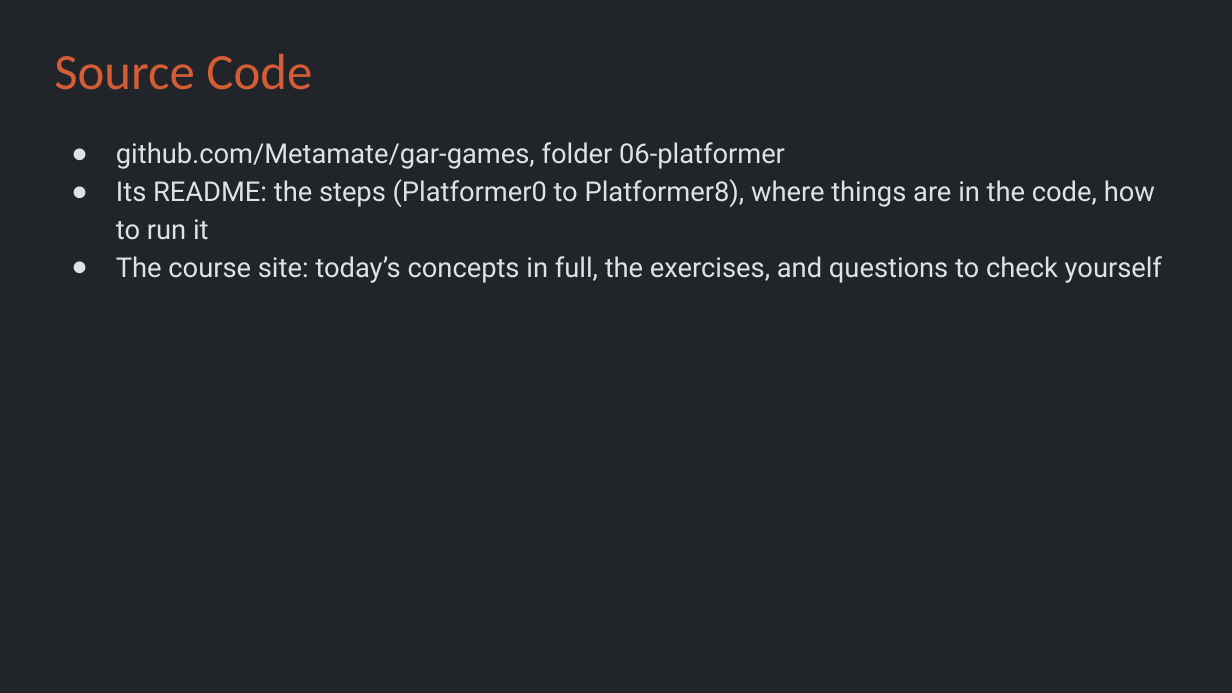
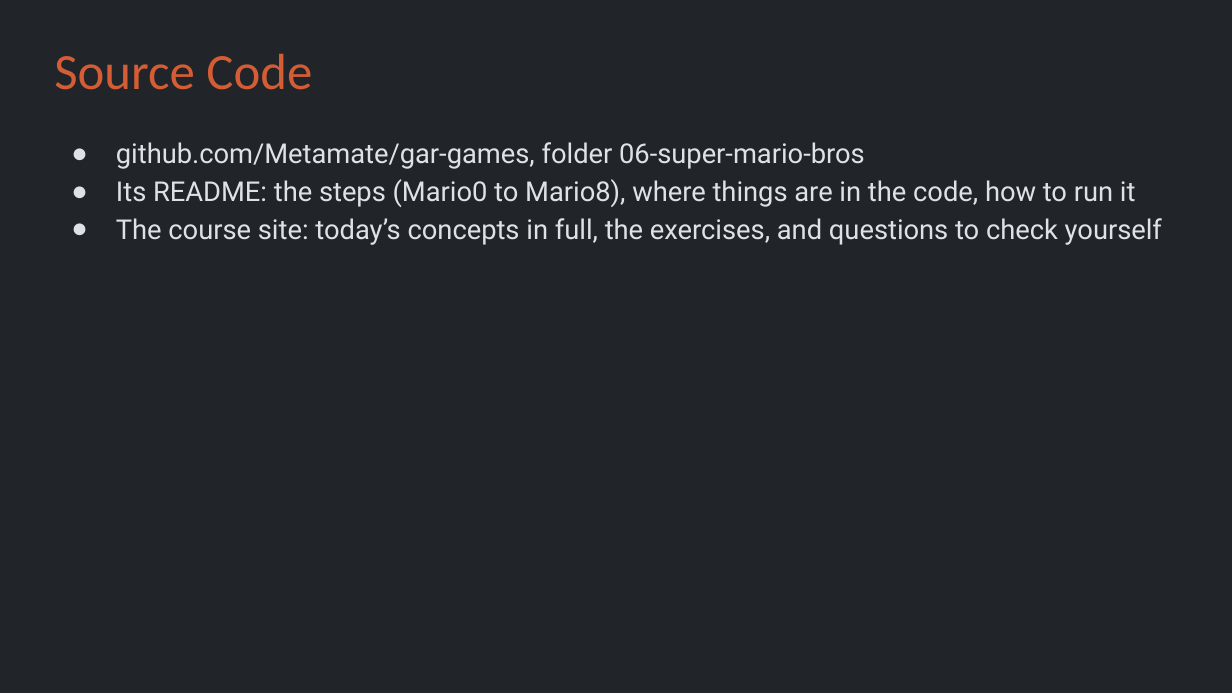
Before and after one commit to Metamate/gar, a slide deck: slide 5 of slides/06 Super Mario Bros.pptx. Drawn at 1232x693 pixels with LibreOffice and Linux fonts; fonts in the diff are those of the drawing. Boxes give left, top, right and bottom in pixels: in the first picture for what was removed or moved away, otherwise in the second. Text is boxed around its words. In the diff, an @@ line names an element or a change of style, - is before the commit and + after.

```diff
--- a/slides/06 Super Mario Bros.pptx
+++ b/slides/06 Super Mario Bros.pptx
@@ text at [116, 142, 1136, 207]: text changed @@
-● github.com/Metamate/gar-games, folder 06-platformer
-● Its README: the steps (Platformer0 to Platformer8), where things are in the code, how to run it
+● github.com/Metamate/gar-games, folder 06-super-mario-bros
+● Its README: the steps (Mario0 to Mario8), where things are in the code, how to run it
```
Also in this commit, not shown: 11 other slides changed, 17 other files.
